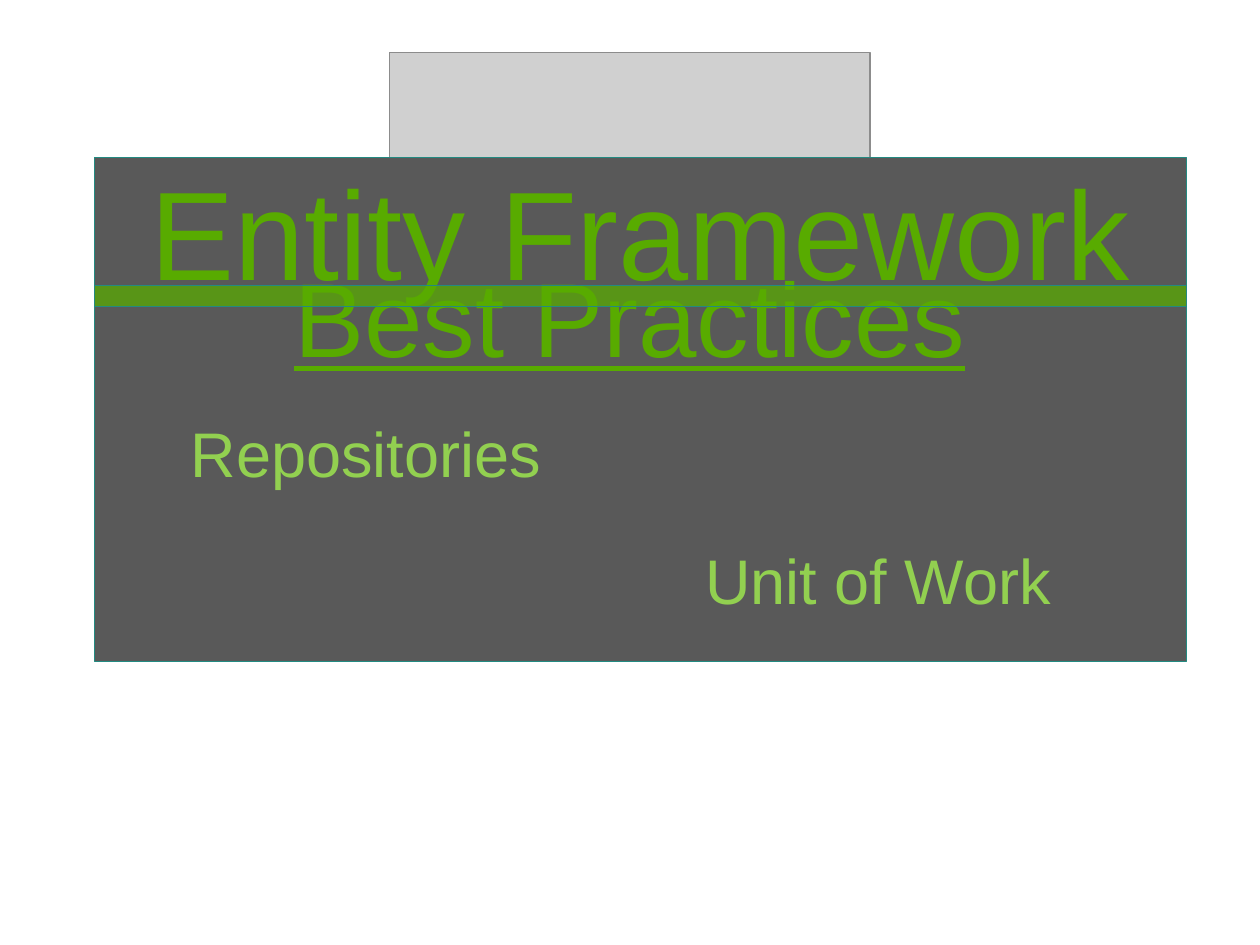
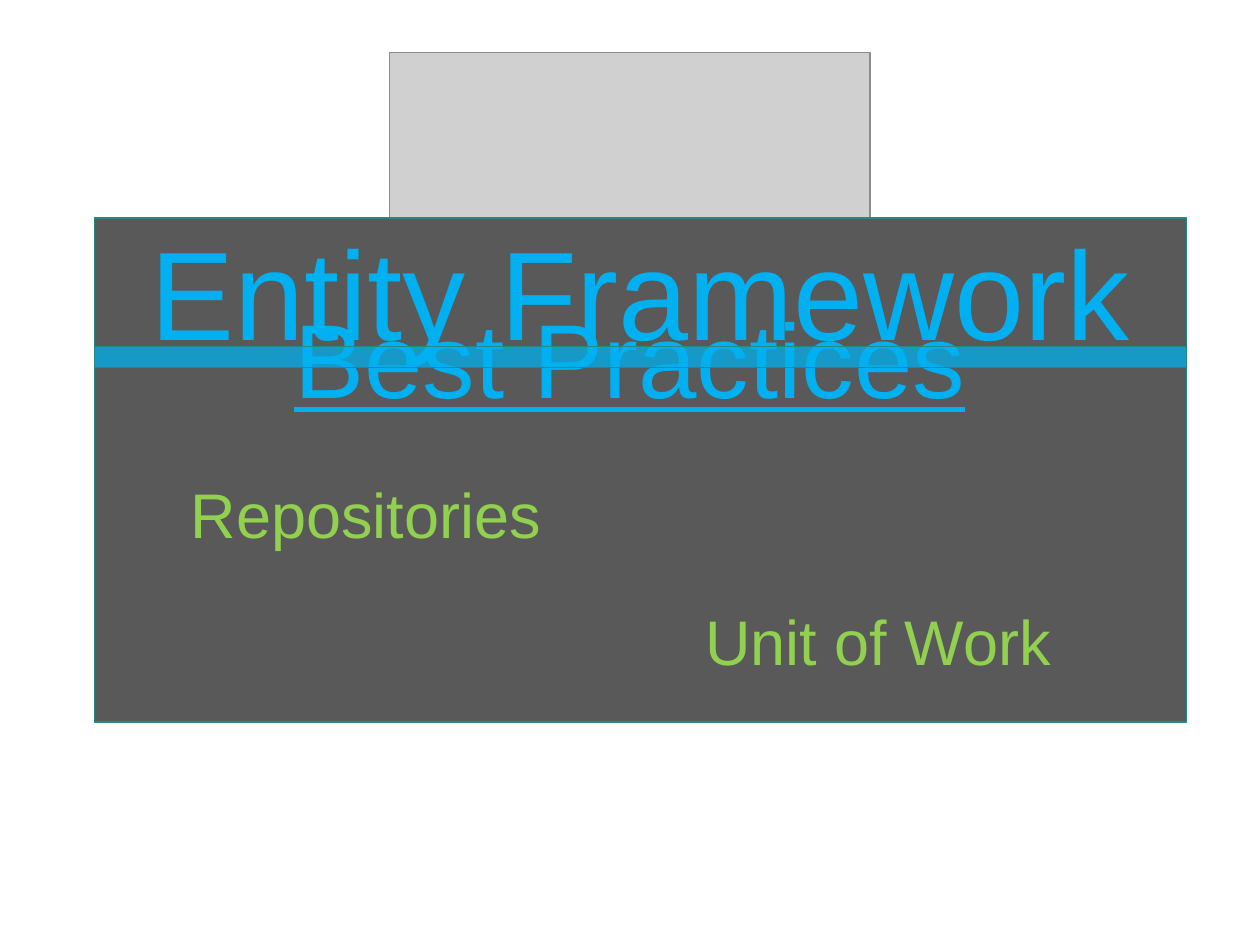
Before and after one commit to excellalabs/ExcellaLean, a slide deck: slide 25 of _presentations/Lean1and2-ShahedSahil.pptx (slide 22 before the commit). Drawn at 1260x945 pixels with LibreOffice and Linux fonts; fonts in the diff are those of the drawing; grey boxes stand for pictures; background and template pictures are left out. Boxes give left, top, right and bottom in pixels: in the first picture for what was removed or moved away, otherwise in the second. Text is boxed around its words. In the diff, an @@ line names an element or a change of style, - is before the commit and + after.

```diff
--- a/_presentations/Lean1and2-ShahedSahil.pptx
+++ b/_presentations/Lean1and2-ShahedSahil.pptx
@@ text "Entity Framework" at [150,248,1130,364]: text colour #58AB00 to #00B0F0 @@
@@ text "Best Practices": place and size @@
-text "Best Practices" at [294,273,965,371]
+text "Best Practices" at [294,314,965,412]
@@ text "Best Practices" at [294,314,965,412]: text colour #58AB00 to #00B0F0 @@
@@ 3 texts, 2 rectangles: place and size @@
-3 texts, 2 rectangles at [94,158,1187,662]
+3 texts, 2 rectangles at [94,218,1187,722]
@@ rectangle at [94,346,1187,368]: fill #58AB00 at 74% opacity to #00B0F0 at 74% opacity @@
```
Also in this commit, not shown: 7 other slides changed, 10 slides added, 2 slides removed.
